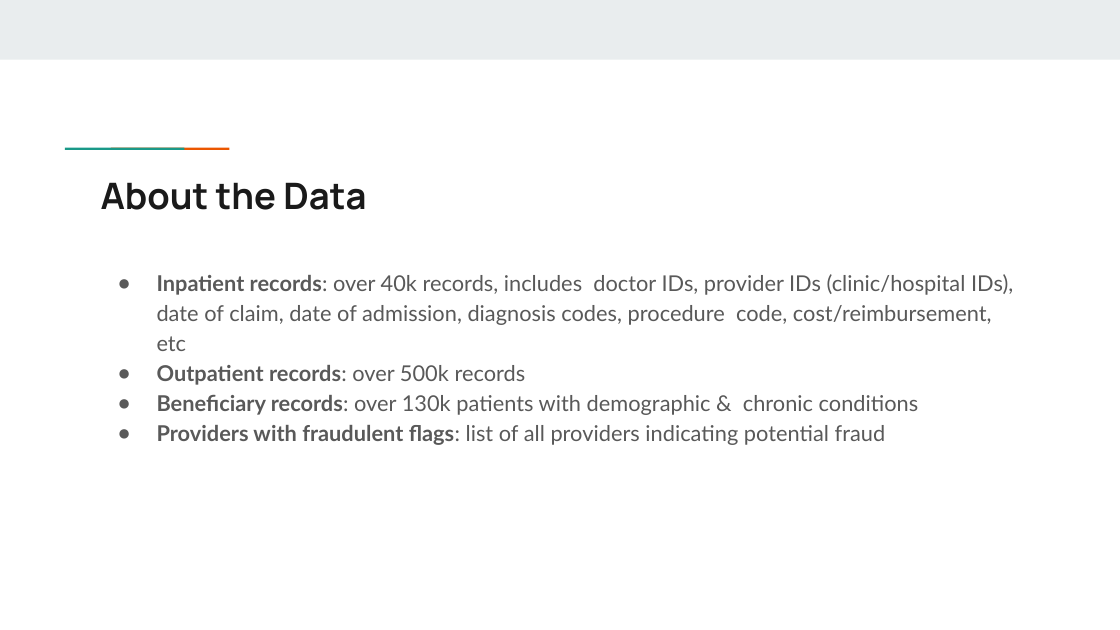
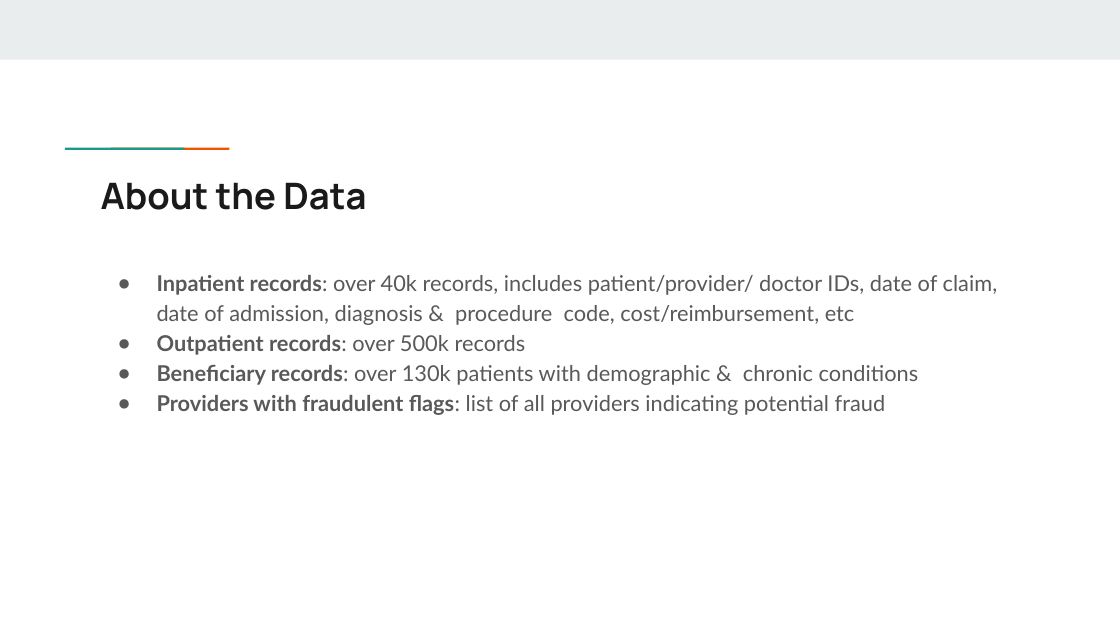
Before and after one commit to hedgekim/Healthcare-Fraud, a slide deck: slide 4 of Healthcare Fraud.pptx. Drawn at 1120x630 pixels with LibreOffice and Linux fonts; fonts in the diff are those of the drawing. Boxes give left, top, right and bottom in pixels: in the first picture for what was removed or moved away, otherwise in the second. Text is boxed around its words. In the diff, an @@ line names an element or a change of style, - is before the commit and + after.

```diff
--- a/Healthcare Fraud.pptx
+++ b/Healthcare Fraud.pptx
@@ text at (157,275,998,325): text changed @@
-● Inpatient records: over 40k records, includes doctor IDs, provider IDs (clinic/hospital IDs), date of claim, date of admission, diagnosis codes, procedure code, cost/reimbursement, etc
+● Inpatient records: over 40k records, includes patient/provider/ doctor IDs, date of claim, date of admission, diagnosis & procedure code, cost/reimbursement, etc
```
Also in this commit, not shown: 4 other slides changed, 1 other file.
